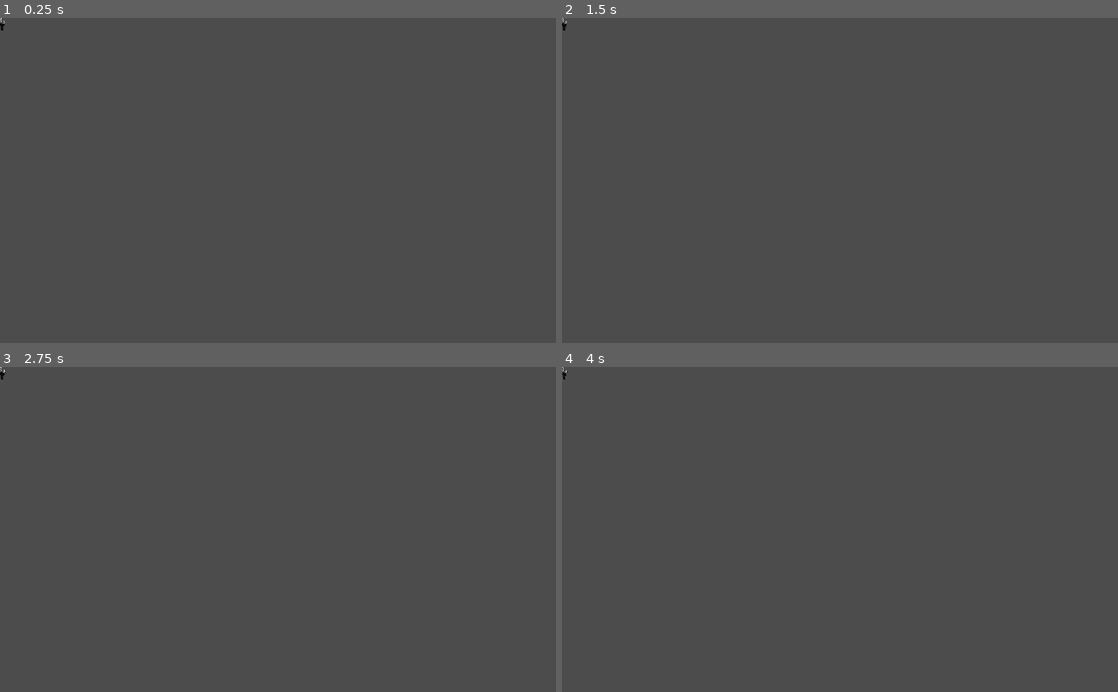
Above: before the commit, frames 1-4 (two rows, left to right).
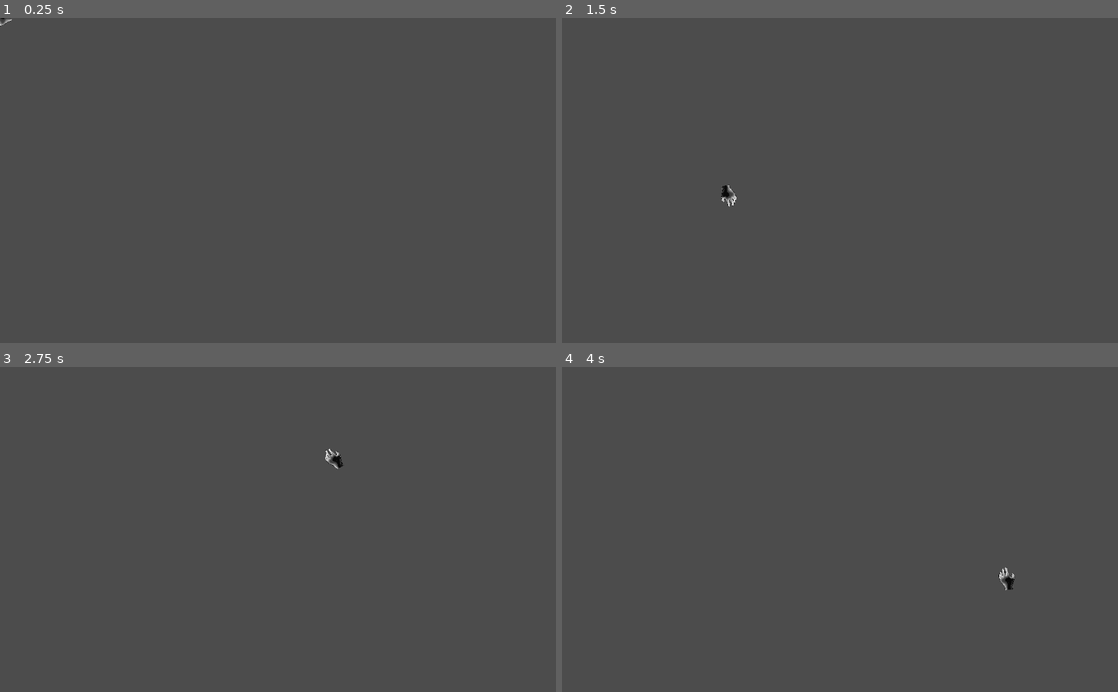
Above: after the commit, the same moments.

Repository: UVCity/game
Game: Godot game, scene res://PlayersHand/PlayersHand.tscn
Two runs of this game, one before a commit and one after it. Both use one fixed random seed, a clock stepped at 60 frames per second and the inputs below. The project has no main scene, so this scene is started directly.
Inputs (mouse positions are in pixels of both pictures, inside the frame that each line leads up to):
- Up to frame 1 (0.25 s): no input
- Up to frame 2 (1.5 s): tap Enter at 0.5 s; move the mouse to (962, 164) at 0.52 s; tap Space at 1.25 s; move the mouse to (728, 196) at 1.27 s
- Up to frame 3 (2.75 s): move the mouse to (333, 458) at 2.02 s
- Up to frame 4 (4 s): tap Enter at 2.75 s; move the mouse to (812, 594) at 2.77 s; move the mouse to (1006, 578) at 3.52 s

The runs differ from the first frame. In frame 1, less than 0.1% of the frame differs, in the area x 0-3%, y 0-4%; in frame 2, 0.1%; in frame 3, 0.1%, in the area x 0-62%, y 0-32%; in frame 4, 0.1%.

Commit message:
Edit Paper.tscn Edit Rock.tscn Edit Scissors.tscn Edit Paper.gd Edit Rock.gd Edit Scissors.gd

Diff:
--- a/Project/Paper/Paper.gd
+++ b/Project/Paper/Paper.gd
@@ -9,6 +9,8 @@
 func Paper_vs_(object):
 	if object.is_in_group("Scissors"):
 		_End_Paper()
+	if object.is_in_group("Player"):
+		object.endgame("Paper")
 
 func _on_Paper_body_entered(body)->void:
 	if body != get_Object:
--- a/Project/Paper/Paper.tscn
+++ b/Project/Paper/Paper.tscn
@@ -27,8 +27,6 @@
 } ]
 
 [node name="Paper" type="RigidBody2D" groups=["Paper"]]
-collision_layer = 15
-collision_mask = 15
 contacts_reported = 1
 contact_monitor = true
 script = ExtResource( 14 )
@@ -39,7 +37,7 @@
 
 [node name="AnimatedSprite" type="AnimatedSprite" parent="." groups=["Paper"]]
 frames = SubResource( 2 )
-frame = 10
+frame = 8
 playing = true
 
 [connection signal="body_entered" from="." to="." method="_on_Paper_body_entered"]
--- a/Project/PlayersHand/PlayersHand.gd
+++ b/Project/PlayersHand/PlayersHand.gd
@@ -1,16 +1,9 @@
 extends StaticBody2D
+#Player's Hand
 
+func endgame(_animation):
+	queue_free()
 
-# Declare member variables here. Examples:
-# var a = 2
-# var b = "text"
-
-
-# Called when the node enters the scene tree for the first time.
-func _ready():
-	pass # Replace with function body.
-
-
-# Called every frame. 'delta' is the elapsed time since the previous frame.
-#func _process(delta):
-#	pass
+func _physics_process(_delta:float)->void:
+	look_at(get_global_mouse_position())
+	set_position(get_global_mouse_position())
--- a/Project/PlayersHand/PlayersHand.tscn
+++ b/Project/PlayersHand/PlayersHand.tscn
@@ -15,6 +15,10 @@
 [ext_resource path="res://PlayersHand/Idle_012.png" type="Texture" id=13]
 [ext_resource path="res://PlayersHand/PlayersHand.gd" type="Script" id=14]
 
+[sub_resource type="CapsuleShape2D" id=2]
+radius = 14.0
+height = 4.0
+
 [sub_resource type="SpriteFrames" id=1]
 animations = [ {
 "frames": [ ExtResource( 8 ), ExtResource( 7 ), ExtResource( 9 ), ExtResource( 10 ), ExtResource( 11 ), ExtResource( 6 ), ExtResource( 2 ), ExtResource( 3 ), ExtResource( 1 ), ExtResource( 5 ), ExtResource( 4 ), ExtResource( 12 ), ExtResource( 13 ) ],
@@ -23,15 +27,16 @@
 "speed": 18.0
 } ]
 
-[node name="PlayersHand" type="StaticBody2D"]
-position = Vector2( 1, 10 )
-scale = Vector2( 0.2, 0.2 )
+[node name="PlayersHand" type="StaticBody2D" groups=["Player"]]
+position = Vector2( 1, 20 )
 script = ExtResource( 14 )
 
-[node name="CollisionShape2D" type="CollisionPolygon2D" parent="."]
-polygon = PoolVector2Array( -11, 64, 30, 64, 31, 40, 42, -3, 32, -29, 19, -17, 5, -60, -17, -56, -42, -17, -33, 20, -20, 36, -11, 64 )
+[node name="CollisionShape2D" type="CollisionShape2D" parent="." groups=["Player"]]
+position = Vector2( 0, -2 )
+shape = SubResource( 2 )
 
-[node name="AnimatedSprite" type="AnimatedSprite" parent="."]
+[node name="AnimatedSprite" type="AnimatedSprite" parent="." groups=["Player"]]
+scale = Vector2( 0.333, 0.333 )
 frames = SubResource( 1 )
-frame = 6
+frame = 10
 playing = true
--- a/Project/rock/Rock.gd
+++ b/Project/rock/Rock.gd
@@ -9,6 +9,8 @@
 func Rock_vs_(object):
 	if object.is_in_group("Paper"):
 		_End_Rock()
+	if object.is_in_group("Player"):
+		object.endgame("Rock")
 
 func _on_Rock_body_entered(body)->void:
 	if body != get_Object:
--- a/Project/rock/Rock.tscn
+++ b/Project/rock/Rock.tscn
@@ -24,8 +24,6 @@
 } ]
 
 [node name="Rock" type="RigidBody2D" groups=["Rock"]]
-collision_layer = 15
-collision_mask = 15
 contacts_reported = 1
 contact_monitor = true
 script = ExtResource( 11 )
@@ -36,7 +34,7 @@
 
 [node name="AnimatedSprite" type="AnimatedSprite" parent="." groups=["Rock"]]
 frames = SubResource( 1 )
-frame = 7
+frame = 1
 playing = true
 
 [connection signal="body_entered" from="." to="." method="_on_Rock_body_entered"]
--- a/Project/scissors/Scissors.gd
+++ b/Project/scissors/Scissors.gd
@@ -9,6 +9,8 @@
 func Scissors_vs_(object):
 	if object.is_in_group("Rock"):
 		_End_Scissors()
+	if object.is_in_group("Player"):
+		object.endgame("Scissors")
 
 func _on_Scissors_body_entered(body)->void:
 	if body != get_Object:
--- a/Project/scissors/Scissors.tscn
+++ b/Project/scissors/Scissors.tscn
@@ -25,8 +25,6 @@
 } ]
 
 [node name="Scissors" type="RigidBody2D" groups=["Scissors"]]
-collision_layer = 15
-collision_mask = 15
 contacts_reported = 1
 contact_monitor = true
 script = ExtResource( 11 )
@@ -38,7 +36,7 @@
 
 [node name="AnimatedSprite" type="AnimatedSprite" parent="." groups=["Scissors"]]
 frames = SubResource( 1 )
-frame = 6
+frame = 8
 playing = true
 
 [connection signal="body_entered" from="." to="." method="_on_Scissors_body_entered"]
Not shown: 1 places in Project/PlayersHand/PlayersHand.tscn that only renumber resources
